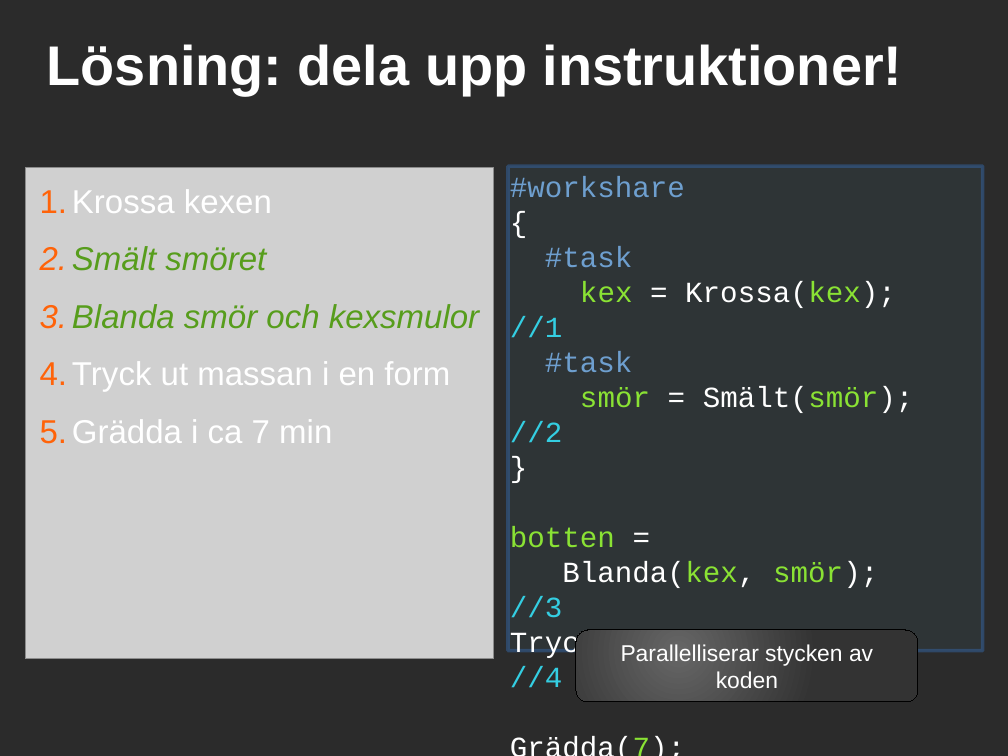
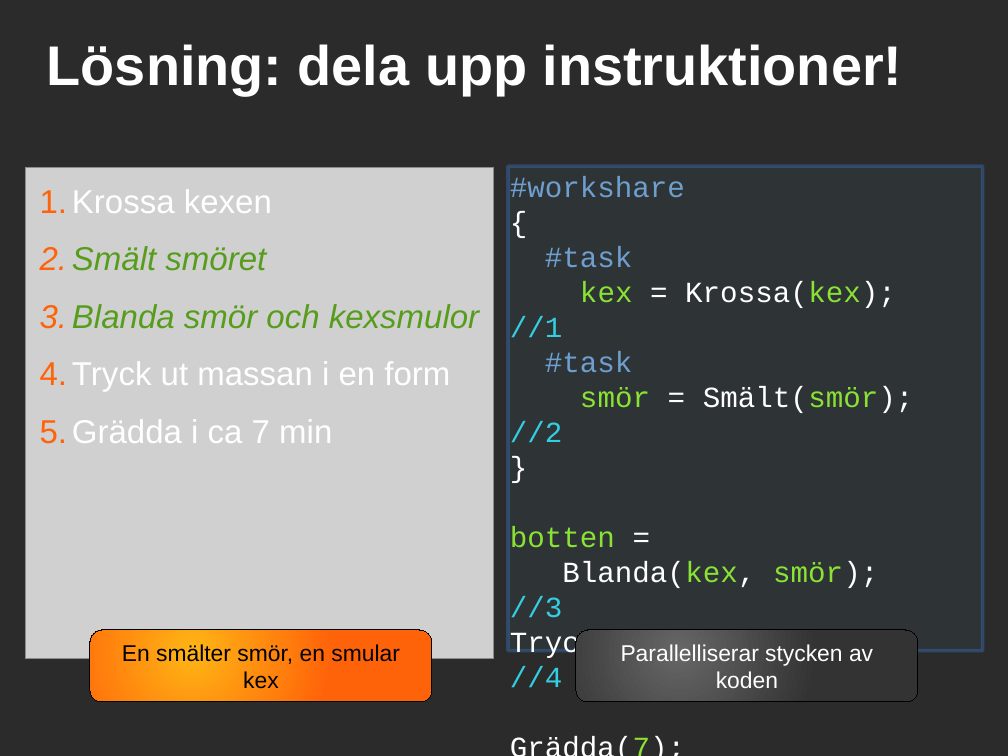
Before and after one commit to saifthe1/openfoam-openmp, a slide deck: slide 13 of presentation/pres.odp (slide 12 before the commit). Drawn at 1008x756 pixels with LibreOffice and Linux fonts; fonts in the diff are those of the drawing; grey boxes stand for pictures; background and template pictures are left out; a plain dark background stands for a picture behind light text. Boxes give left, top, right and bottom in pixels: in the first picture for what was removed or moved away, otherwise in the second. Text is boxed around its words. In the diff, an @@ line names an element or a change of style, - is before the commit and + after.

```diff
--- a/presentation/pres.odp
+++ b/presentation/pres.odp
@@ rounded rectangle added at (x1=90, y1=630, x2=432, y2=702), fill gradient #FFB515 to #FF6309, outline #000000 0 pt, 18 pt, text #000000 @@
+En smälter smör, en smular kex
```
Also in this commit, not shown: 3 other slides changed, 1 slide added.
